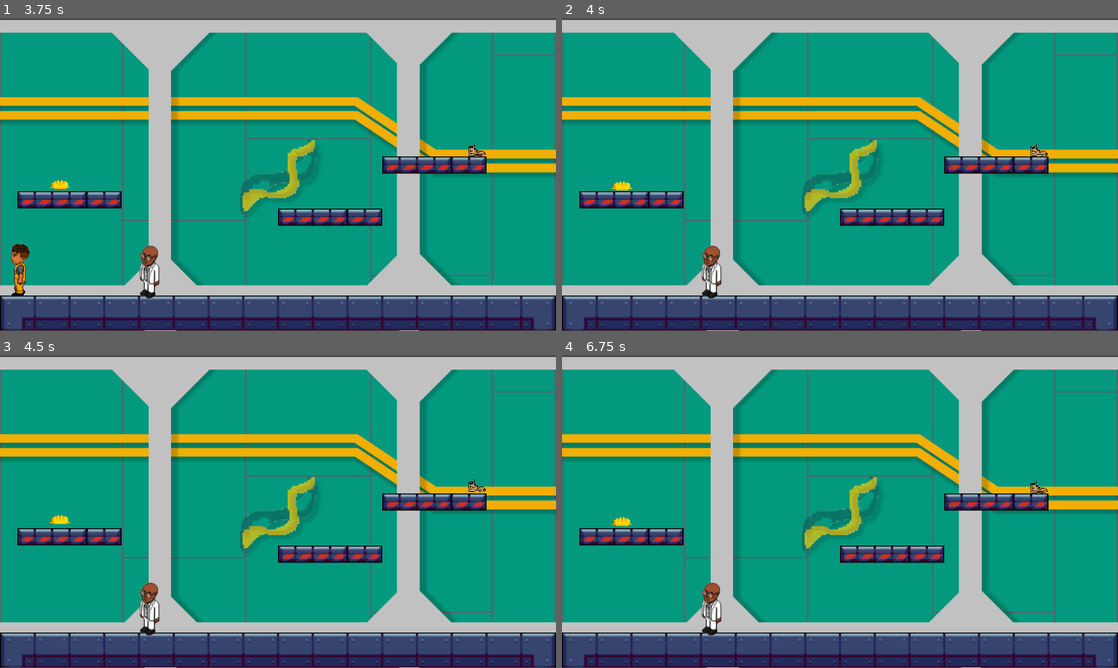
Above: before the commit, frames 1-4 (two rows, left to right).
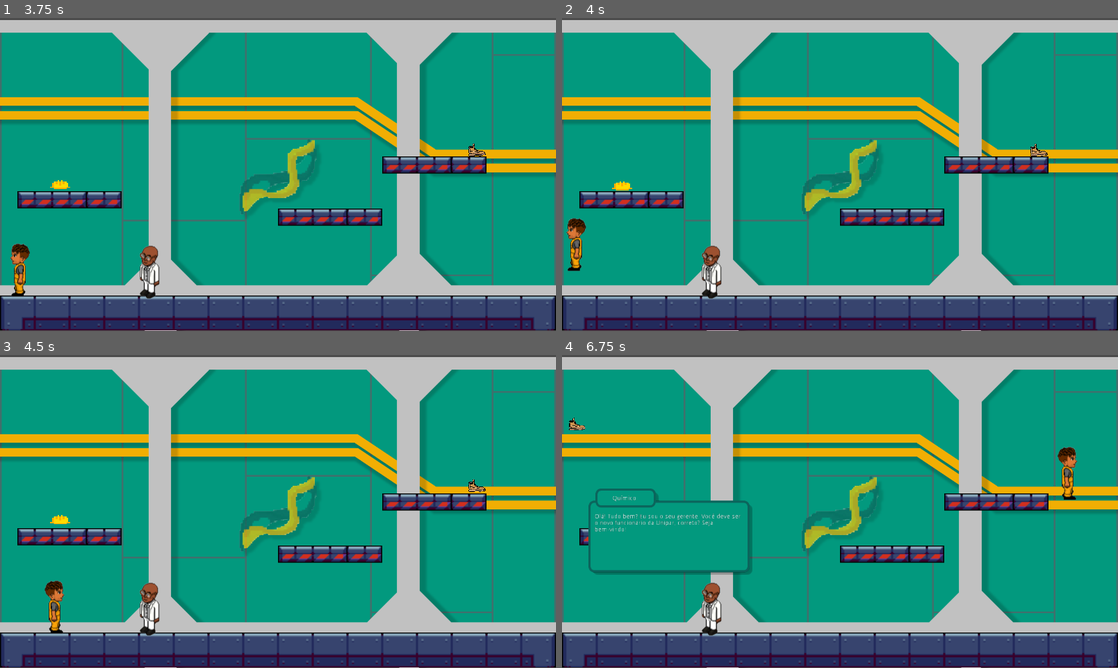
Above: after the commit, the same moments.

Repository: 2023M1T6-Inteli/grupo5
Game: Godot game, scene res://scenes/main.tscn
Same seed, same stepped clock (60 frames per second), same inputs: the game is played once before the commit and once after it.
Inputs:
- Up to frame 1 (3.75 s): hold E (interact) 0.53-1.28 s; hold D (move_right) 0.53-2.03 s; tap W (jump) at 0.77, 0.8, 1.07, 1.35, 1.52, 1.82, 2.3, 3.02, 3.32, 3.6 s; tap E (interact) at 1.55, 2.85 s; hold E (interact) 2.03-2.78 s; hold A (move_left) from 2.03 s (still down)
- Up to frame 2 (4 s): keep holding A (move_left); tap W (jump) at 3.77 s
- Up to frame 3 (4.5 s): tap W (jump) at 4.07 s; tap Space (skip) at 4.15 s; release A (move_left) at 4.28 s; hold D (move_right) from 4.28 s (still down); tap E (interact) at 4.35 s
- Up to frame 4 (6.75 s): keep holding D (move_right); tap W (jump) at 4.52, 4.82, 5.3, 5.85, 6.02, 6.32 s; hold E (interact) 5.03-5.78 s; tap E (interact) at 6.05 s; hold E (interact) from 6.53 s (still down)

Frame 1 is identical in both runs. In frame 2, 0.4% of the frame differs, in the area x 0-5%, y 64-81%; in frame 3, 0.4%; in frame 4, 4.0%, in the area x 1-93%, y 20-71%.

Commit message:
style: change everything to camelCase

Diff:
--- a/src/scenes/main.tscn
+++ b/src/scenes/main.tscn
@@ -1702,12 +1702,12 @@
 tile_set = SubResource( 14 )
 cell_size = Vector2( 16, 16 )
 format = 1
-tile_data = PoolIntArray( -65530, 12, 0, -65528, 14, 0, -65526, 14, 0, 131057, 12, 0, 131059, 14, 0, 131061, 14, 0, 131072, 12, 0, 131074, 14, 0, 131076, 14, 0, 524272, 3, 0, 524274, 4, 0, 524276, …(189 unchanged characters)…
+tile_data = PoolIntArray( -524306, 20, 0, -589808, 18, 0, -393234, 20, 0, -458736, 18, 0, -262162, 20, 0, -327664, 18, 0, -131090, 20, 0, -196592, 18, 0, -18, 20, 0, -65530, 12, 0, -65528, 14, 0, -65526, 14, 0, -65520, 18, 0, 131054, 20, 0, 131057, 12, 0, 131059, 14, 0, 131061, 14, 0, 65552, 18, 0, 131072, 12, 0, 131074, 14, 0, 131076, 14, 0, 262126, 20, 0, 196624, 18, 0, 393198, 20, 0, 327696, 18, 0, 524272, 3, 0, 524274, 4, 0, 524276, …(189 unchanged characters)…
 
 [node name="Camera2D" type="Camera2D" parent="."]
 current = true
 
-[node name="Cap_Epi" parent="." instance=ExtResource( 17 )]
+[node name="CapEpi" parent="." instance=ExtResource( 17 )]
 position = Vector2( -500, 29 )
 scale = Vector2( 1.5, 1.5 )
 
@@ -1715,8 +1715,8 @@
 position = Vector2( 463, -55 )
 scale = Vector2( 1.5, 1.5 )
 
-[node name="npc_quimico" parent="." instance=ExtResource( 18 )]
+[node name="NPC" parent="." instance=ExtResource( 18 )]
 position = Vector2( -300, 227 )
 
-[node name="player" parent="." instance=ExtResource( 15 )]
+[node name="Player" parent="." instance=ExtResource( 15 )]
 position = Vector2( -541, 211 )
--- a/src/scenes/npc_quimic.tscn
+++ b/src/scenes/npc_quimic.tscn
@@ -24,7 +24,7 @@
 texture = ExtResource( 3 )
 flip_h = true
 
-[node name="dialog" type="TextureRect" parent="."]
+[node name="Dialog" type="TextureRect" parent="."]
 visible = false
 margin_left = -279.0
 margin_top = -280.0
@@ -33,7 +33,7 @@
 texture = ExtResource( 4 )
 stretch_mode = 1
 
-[node name="RichTextLabel" type="RichTextLabel" parent="dialog"]
+[node name="RichTextLabel" type="RichTextLabel" parent="Dialog"]
 margin_left = 14.0
 margin_top = 58.0
 margin_right = 357.0
@@ -43,14 +43,14 @@
 text = "Texto do personagem"
 fit_content_height = true
 
-[node name="Button" type="Button" parent="dialog"]
+[node name="Button" type="Button" parent="Dialog"]
 modulate = Color( 1, 1, 1, 0 )
 margin_left = 113.0
 margin_top = 45.0
 margin_right = 361.0
 margin_bottom = 180.0
 
-[node name="name" type="RichTextLabel" parent="dialog"]
+[node name="Name" type="RichTextLabel" parent="Dialog"]
 anchor_right = 0.459
 margin_left = 55.0
 margin_top = 16.0
@@ -62,4 +62,4 @@
 
 [connection signal="body_entered" from="." to="." method="_on_npc_quimico_body_entered"]
 [connection signal="body_exited" from="." to="." method="_on_npc_quimico_body_exited"]
-[connection signal="pressed" from="dialog/Button" to="." method="_on_Button_pressed"]
+[connection signal="pressed" from="Dialog/Button" to="." method="_on_Button_pressed"]
--- a/src/scenes/player.tscn
+++ b/src/scenes/player.tscn
@@ -44,11 +44,9 @@
 
 [node name="player" type="KinematicBody2D" groups=["Player"]]
 script = ExtResource( 1 )
-run_speed = 500
-jump_speed = -1250
-gravity = 3000
 
 [node name="Sprite" type="Sprite" parent="."]
+physics_interpolation_mode = 2
 texture = ExtResource( 2 )
 
 [node name="CollisionShape2D" type="CollisionShape2D" parent="."]
--- a/src/scripts/cap_epi.gd
+++ b/src/scripts/cap_epi.gd
@@ -1,14 +1,14 @@
 extends Area2D
 
 
-#Essa função inicia a flutuação do objeto
+# essa função inicia a flutuação do objeto
 func _ready():
 	$Animation.play('idle')
 
 
-# Está função verifica se o corpo do personagem está entrando em contato com o capacete
+# essa função verifica se o corpo do personagem está entrando em contato com o capacete
 func on_body_entered(body):
-	if body.name == 'player':
+	if body.name == 'Player':
 		body.cap_epi = true
 		position.x = -600
 		position.y = -245
--- a/src/scripts/epi.gd
+++ b/src/scripts/epi.gd
@@ -1,14 +1,14 @@
 extends Area2D
 
 
-#Essa função inicia a flutuação do objeto
+# essa função inicia a flutuação do objeto
 func _ready():
 	$Animation.play('idle')
 
 
-# Está função verifica se o personagem está entrando em contato com a bota
+# essa função verifica se o personagem está entrando em contato com a bota
 func on_body_entered(body):
-	if body.name == 'player':
+	if body.name == 'Player':
 		body.epi = true
 		position.x = -600
 		position.y = -200
--- a/src/scripts/npc_quimic.gd
+++ b/src/scripts/npc_quimic.gd
@@ -9,61 +9,61 @@
 ]
 
 # flag para indicar se o jogador está na área de interação com o NPC
-var can_interact = false
+var canInteract = false
 
 # representa o diálogo atual (índice na lista)
-var current_dialog = 0
+var currentDialog = 0
 
 
 func _on_npc_quimico_body_entered(_body):
 	# quando o player se aproximar, destaca o NPC e liga a interação
 	$Stroke.visible = true
-	can_interact = true
+	canInteract = true
 
 
 func _on_npc_quimico_body_exited(_body):
 	# quando o player se aproximar, destaca o NPC e liga a interação
 	$Stroke.visible = false
-	can_interact = false
+	canInteract = false
 
 
-func load_dialogue():
+func loadDialogue():
 	# inicia o diálogo
-	$dialog.visible = true
-	next_dialogue()
+	$Dialog.visible = true
+	nextDialogue()
 
 
-func close_dialogue():
+func closeDialogue():
 	# finaliza o diálogo
-	$dialog.visible = false
-	current_dialog = 0
+	$Dialog.visible = false
+	currentDialog = 0
 
 
-func next_dialogue():
+func nextDialogue():
 	# passa para a próxima frase do diálogo
-	if current_dialog >= len(dialogues):
+	if currentDialog >= len(dialogues):
 		# se acabaram as frases, finaliza o diálogo
-		close_dialogue()
+		closeDialogue()
 		return
 
 	# altera o nome do personagem para o da fala atual
-	$dialog/name.text = dialogues[current_dialog].get('name')
+	$Dialog/Name.text = dialogues[currentDialog].get('name')
 	# altera o texto para a fala atual
-	$dialog/RichTextLabel.text = dialogues[current_dialog].get('text')
+	$Dialog/RichTextLabel.text = dialogues[currentDialog].get('text')
 	# atualiza o índice do diálogo atual
-	current_dialog += 1
+	currentDialog += 1
 
 
 func _on_Button_pressed():
 	# ao pressionar o botão invisível, avança o diálogo
-	next_dialogue()
+	nextDialogue()
 
 
 func _input(event):
-	if ($dialog.visible and event.is_action_released('skip')):
+	if ($Dialog.visible and event.is_action_released('skip')):
 		# ao pressionar um botão de skip, avança o diálogo
-		next_dialogue()
+		nextDialogue()
 
-	if (not $dialog.visible and can_interact and event.is_action_pressed('interact')):
+	if (not $Dialog.visible and canInteract and event.is_action_pressed('interact')):
 		# estando na área de interação e apertando o botão de interação, inicia o diálogo
-		load_dialogue()
+		loadDialogue()
--- a/src/scripts/player.gd
+++ b/src/scripts/player.gd
@@ -1,8 +1,8 @@
 extends KinematicBody2D
 
-export (int) var run_speed = 300
-export (int) var jump_speed = -400
-export (int) var gravity = 1200
+export (int) var runSpeed = 500
+export (int) var jumpSpeed = -1250
+export (int) var gravity = 3000
 onready var sprite = get_node('Sprite')
 onready var animation = get_node('Animation')
 
@@ -15,7 +15,7 @@
 var velocity = Vector2()
 
 
-func move_player():
+func movePlayer():
 	# interpreta os inputs de movimentação e aplica as velocidades
 	velocity.x = 0
 	# recebe os inputs de movimentação
@@ -25,20 +25,20 @@
 
 	# aplica as velocidades de acordo com o movimento desejado
 	if jump and is_on_floor():
-		velocity.y = jump_speed
+		velocity.y = jumpSpeed
 	if right:
-		velocity.x += run_speed
+		velocity.x += runSpeed
 		animation.play('run')
 		sprite.flip_h = false
 	if left:
-		velocity.x -= run_speed
+		velocity.x -= runSpeed
 		animation.play('run')
 		sprite.flip_h = true
 
 
 func _physics_process(delta):
 	# realiza a movimentação do player
-	move_player()
+	movePlayer()
 	# calcula a velocidade em y de acordo com a gravidade
 	velocity.y += gravity * delta
 	velocity = move_and_slide(velocity, Vector2(0, -1))
